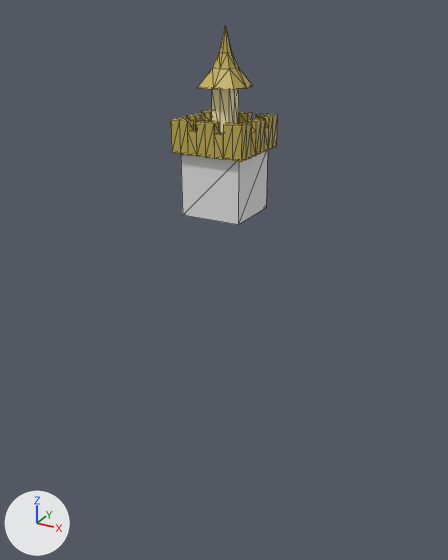
Before and after pictures for a commit that changed the OBJ model Project/Resource/tower/tower.obj.
One viewpoint serves both versions: a camera (50 mm lens) standing at (9.31, -17.0, 5.06) and looking at (-0.22, 0.32, -3.6). Every picture has the same lights, and +X, +Y and +Z are marked at lower left. The older version comes first. Mesh edges are drawn as thin lines. Where no turn or scale is listed for an object, it has been applied to the vertices.
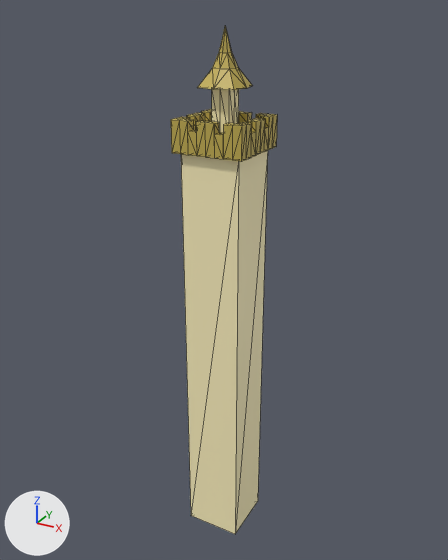
Edits to the scene script, one JSON object a line:
```json
{"block": "me_cube_001", "where": "# used by ob_cube_001; location = (0.0, 0.0, 0.0)"}
{"block": "me_cube_001", "where": "# before: 262 (1.0, -1.0, -1.0) at pixel (238, 224), 263 (-1.0, -1.0, -1.0) at pixel (182, 215), 264 (-1.0, 1.0, -1.0), 265 (1.0, 1.0, -1.0) at pixel (266, 207)"}
{"op": "remove", "block": "me_cube_001", "code": "me_cube_001.from_pydata(...)  # 266 vertices, 524 faces; spans x -1.2..1.2, y -1.2..1.2, z -1.0..4.58"}
{"op": "add", "block": "me_cube_001", "code": "me_cube_001.from_pydata(...)  # 266 vertices, 524 faces; spans x -1.2..1.2, y -1.2..1.2, z -13.54..4.58"}
{"block": "me_cube_001", "change": "me_cube_001 part 1"}
{"op": "add", "block": "me_cube_001", "code": "for i in [*range(262, 266)]: me_cube_001.vertices[i].co += Vector((0.0, 0.0, -12.54))"}
{"block": "me_cube_001", "change": "me_cube_001 part 2: all 12 faces that had it switch from mat_material_002 (white #e7e7e7) to mat_material_001 (picture img_tower_png)"}
```

What differs and where, as boxes [x1, y1, x2, y2] in the pictures (448 x 560 px; the box of a moved part takes in the faces that stretch with it):
```json
{"object": "Cube.001", "change": "reshaped, recoloured", "before": [171, 26, 277, 225], "after": [171, 26, 277, 534], "on screen": "154% taller"}
{"part": 1, "of": "me_cube_001", "change": "moved or reshaped", "before": [181, 150, 268, 225], "after": [181, 150, 268, 534]}
{"part": 2, "of": "me_cube_001", "change": "recoloured", "before": [181, 150, 268, 225], "after": [181, 150, 268, 534]}
```
